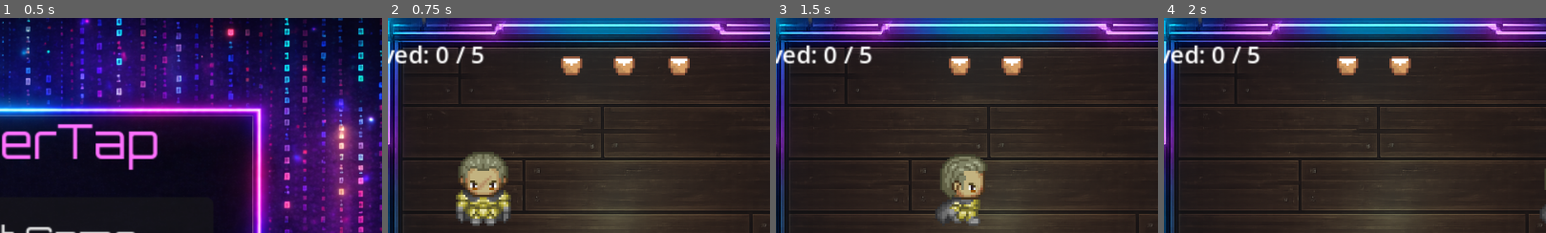
Above: before the commit, frames 1-4 (left to right).
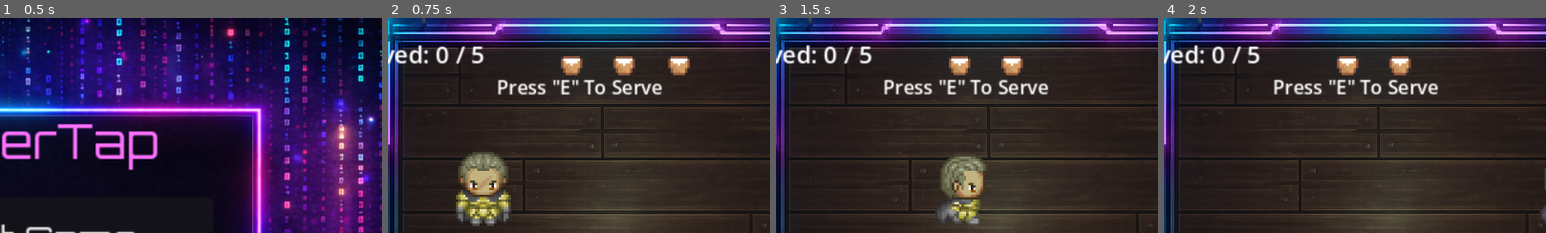
Above: after the commit, the same moments.

Repository: CCV-JamesNye/Game-Programming
Game: Godot game, scene res://Scenes/main_menu.tscn
Two runs of this game, one before a commit and one after it. Both use one fixed random seed, a clock stepped at 60 frames per second and the inputs below.
Inputs:
- Up to frame 1 (0.5 s): no input
- Up to frame 2 (0.75 s): click "Start Game" at 0.5 s
- Up to frame 3 (1.5 s): tap E (serve) at 1.25 s; hold D (right) from 1.28 s (still down); hold E (serve) from 1.28 s (still down)
- Up to frame 4 (2 s): keep holding D (right); keep holding E (serve)
The pictures show only the part of the screen within x 49-99%, y 0-50%; the shares and areas given below are measured in that part.

Frame 1 is identical in both runs. In frame 2, 1.5% of the frame differs, in the area x 28-72%, y 28-36%; in frame 3, 1.5%; in frame 4, 1.5%.

Commit message:
tutorial text
-added a tutorial label with a 10 second timer to the first level. it shows up under the health bar. It originally broke the 2nd level because level 2 couldn't find that label in it's scene so now it's restricted to only levels that have the node available.

Diff:
--- a/cyber-tap/Scenes/CyberTap_level_1.tscn
+++ b/cyber-tap/Scenes/CyberTap_level_1.tscn
@@ -572,6 +572,14 @@
 
 [node name="PauseMenu" parent="." unique_id=907273187 instance=ExtResource("32_gv3jm")]
 
+[node name="TutorialText" type="Label" parent="." unique_id=363513953]
+offset_left = 223.0
+offset_top = 25.0
+offset_right = 293.0
+offset_bottom = 38.0
+theme_override_font_sizes/font_size = 8
+text = "Press \"E\" To Serve"
+
 [connection signal="body_entered" from="Lane1/Customer Zone" to="Lane1" method="_on_customer_zone_body_entered"]
 [connection signal="body_exited" from="Lane1/Customer Zone" to="Lane1" method="_on_customer_zone_body_exited"]
 [connection signal="body_entered" from="Lane1/BartenderLaneDetection" to="Lane1/BartenderLaneDetection" method="_on_body_entered"]
--- /dev/null
+++ b/cyber-tap/Scenes/tutorial_text.tscn
@@ -0,0 +1,5 @@
+[gd_scene format=3 uid="uid://c67b5h66ryj7n"]
+
+[node name="TutorialText" type="Label" unique_id=1826668459]
+offset_right = 40.0
+offset_bottom = 23.0
--- a/cyber-tap/Scripts/CyberTap-Bar-Logic.gd
+++ b/cyber-tap/Scripts/CyberTap-Bar-Logic.gd
@@ -17,6 +17,7 @@
 @onready var toggle_shake: Button = $PauseMenu/ToggleShake
 @onready var level_progress_label: Label = $HealthBar/LevelProgressLabel
 @onready var music_volume_slider: HSlider = $PauseMenu/MusicVolumeSlider
+@onready var tutorial_text: Label = get_node_or_null("TutorialText")
 
 
 
@@ -31,6 +32,11 @@
 	update_level_progress_ui()
 	music_volume_slider.value = SceneManager.get_music_volume()
 	music_volume_slider.value_changed.connect(_on_music_volume_changed)
+
+	if tutorial_text != null:
+		tutorial_text.visible = true
+		await get_tree().create_timer(10.0).timeout
+		tutorial_text.visible = false
 
 func _on_music_volume_changed(value: float) -> void:
 	SceneManager.set_music_volume(value)
